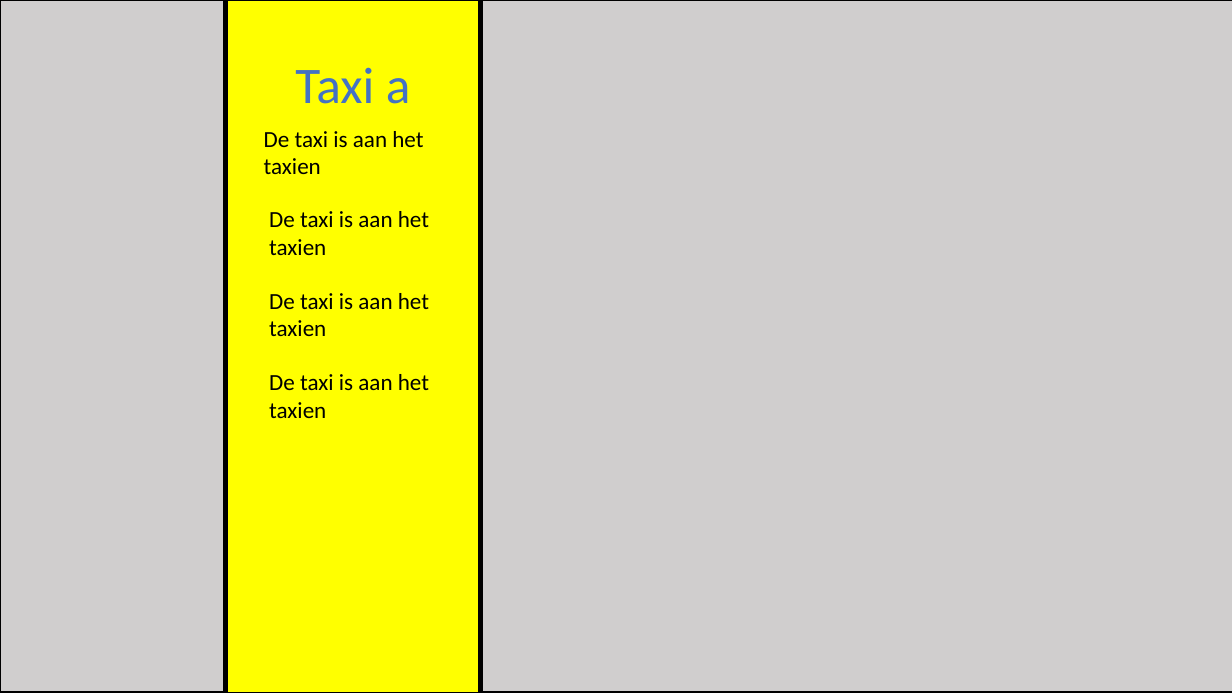
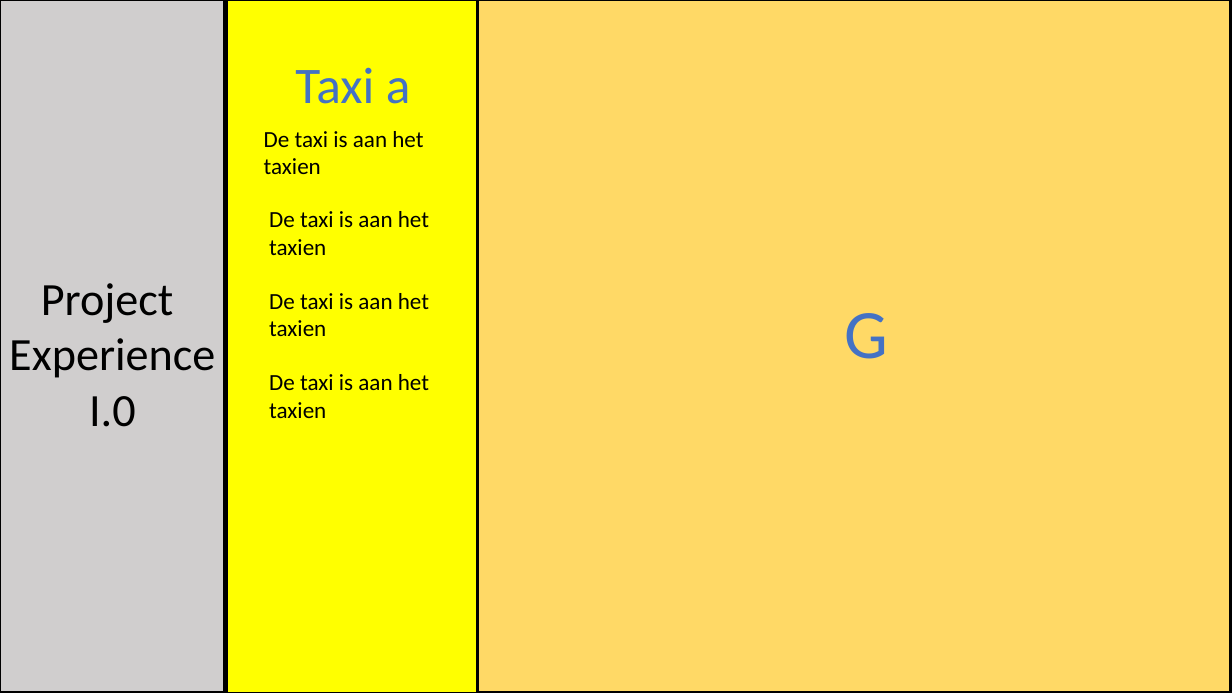
Before and after one commit to vives-project-xp/Taxi, a slide deck: slide 8 of School presentatie/Presentatie1.pptx. Drawn at 1232x693 pixels with LibreOffice and Linux fonts; fonts in the diff are those of the drawing. Boxes give left, top, right and bottom in pixels: in the first picture for what was removed or moved away, otherwise in the second. Text is boxed around its words. In the diff, an @@ line names an element or a change of style, - is before the commit and + after.

```diff
--- a/School presentatie/Presentatie1.pptx
+++ b/School presentatie/Presentatie1.pptx
@@ rectangle: place and size @@
-rectangle at (482, 0, 1232, 693)
+rectangle at (478, 0, 1231, 693)
@@ rectangle at (478, 0, 1231, 693): fill #D0CECE to #FFD966 @@
@@ text added at (9, 283, 215, 427), 36 pt, text #000000 @@
+Project
+Experience
+I.0
@@ text added at (844, 313, 888, 359), 54 pt, text #4472C4 @@
+G
```
Also in this commit, not shown: 8 other slides changed, 1 slide added, 1 other file.
